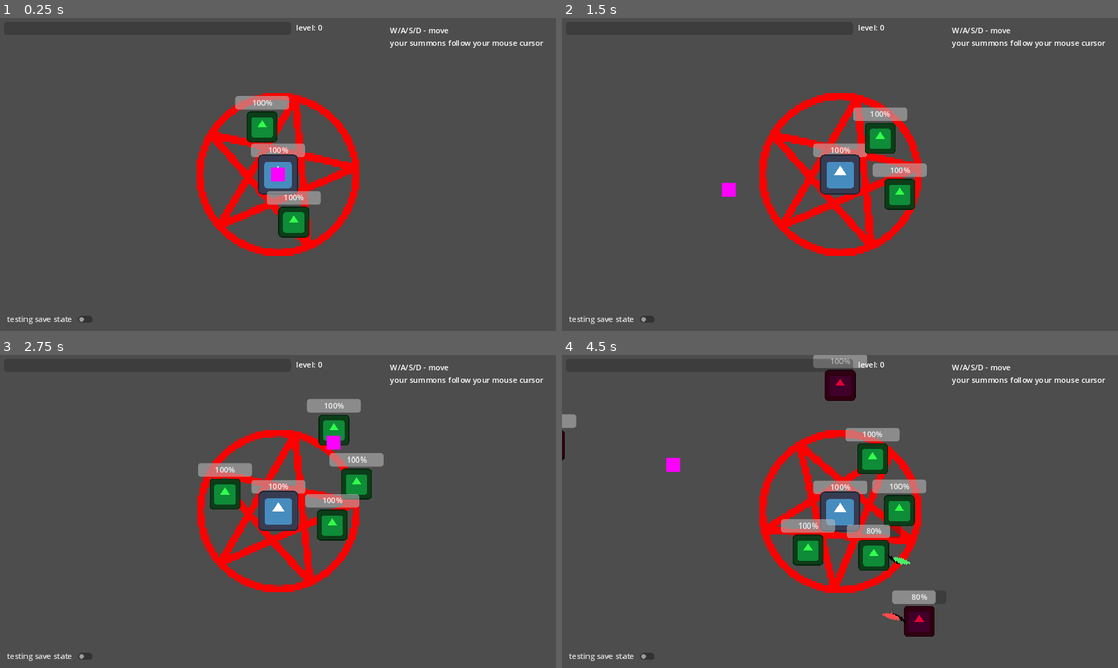
Above: before the commit, frames 1-4 (two rows, left to right).
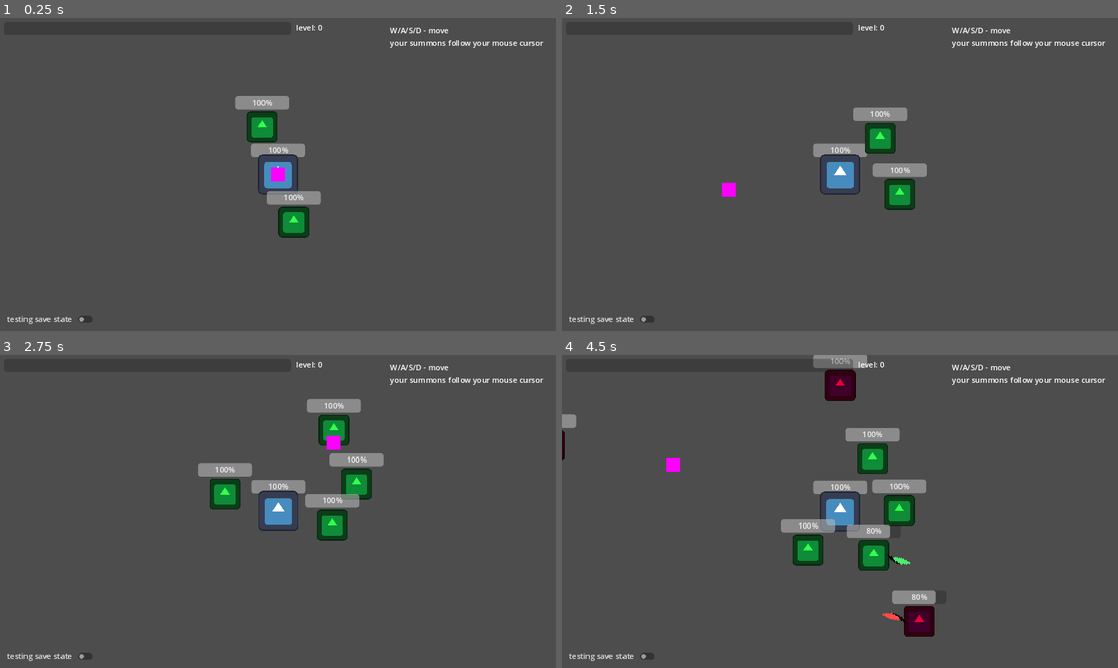
Above: after the commit, the same moments.

Repository: geekazodium/project-skeleton
Game: Godot game, scene res://scenes/game_scene.tscn
Two runs of this game, one before a commit and one after it. Both use one fixed random seed, a clock stepped at 60 frames per second and the inputs below. The engine's default icon, where the game draws it, is replaced by a stand-in: a white triangle on a blue panel in a dark square.
Inputs (mouse positions are in pixels of both pictures, inside the frame that each line leads up to):
- Up to frame 1 (0.25 s): no input
- Up to frame 2 (1.5 s): move the mouse to (962, 158) at 0.52 s; tap F at 0.6 s; click (962, 158) at 0.67 s; move the mouse to (728, 190) at 1.27 s; tap M at 1.35 s; click (728, 190) at 1.42 s
- Up to frame 3 (2.75 s): move the mouse to (333, 442) at 2.02 s; tap F at 2.1 s; click (333, 442) at 2.17 s
- Up to frame 4 (4.5 s): move the mouse to (812, 574) at 2.77 s; tap M at 2.85, 4.35 s; click (812, 574) at 2.92 s; move the mouse to (1006, 558) at 3.52 s; tap F at 3.6 s; click (1006, 558) at 3.67 s; move the mouse to (673, 464) at 4.27 s; click (673, 464) at 4.42 s

The runs differ from the first frame. In frame 1, 4.4% of the frame differs, in the area x 35-65%, y 24-76%; in frame 2, 4.7%; in frame 3, 4.3%; in frame 4, 4.3%.

Commit message:
Clean-up and Prep
Removed legacy code and added player upgrade scrips

Diff:
--- a/assets/upgrades/evasive_speed.tres
+++ /dev/null
@@ -1,8 +0,0 @@
-[gd_resource type="Resource" load_steps=2 format=3 uid="uid://cgs6m8j6yac22"]
-
-[ext_resource type="Script" path="res://scripts/progress/upgrades/combination_upgrades/evasive_speed.gd" id="1_6677o"]
-
-[resource]
-script = ExtResource("1_6677o")
-chance_per_level = 0.3
-upgrade_name = "Evasive Speed"
--- a/assets/upgrades/forceful_collision.tres
+++ /dev/null
@@ -1,9 +0,0 @@
-[gd_resource type="Resource" load_steps=2 format=3 uid="uid://7g4jwim31jqi"]
-
-[ext_resource type="Script" path="res://scripts/progress/upgrades/combination_upgrades/forceful_collision.gd" id="1_yh7fn"]
-
-[resource]
-script = ExtResource("1_yh7fn")
-bonus_per_speed = 0.01
-reduction_per_speed = 0.001
-upgrade_name = "Forceful Collision"
--- a/assets/upgrades/thousand_cuts.tres
+++ /dev/null
@@ -1,9 +0,0 @@
-[gd_resource type="Resource" load_steps=2 format=3 uid="uid://dr4nknxp07mml"]
-
-[ext_resource type="Script" path="res://scripts/progress/upgrades/combination_upgrades/thousand_cuts.gd" id="1_groxy"]
-
-[resource]
-script = ExtResource("1_groxy")
-chance_per_level = 0.4
-rush_force = 700.0
-upgrade_name = "Thousand Cuts"
--- a/assets/upgrades/vampirism.tres
+++ /dev/null
@@ -1,8 +0,0 @@
-[gd_resource type="Resource" load_steps=2 format=3 uid="uid://c0u1sg4tvwpcm"]
-
-[ext_resource type="Script" path="res://scripts/progress/upgrades/combination_upgrades/vampirism.gd" id="1_2qu2m"]
-
-[resource]
-script = ExtResource("1_2qu2m")
-recovery_per_level = 0.05
-upgrade_name = "Vampirism"
--- a/scenes/game_scene.tscn
+++ b/scenes/game_scene.tscn
@@ -1,11 +1,10 @@
-[gd_scene load_steps=22 format=3 uid="uid://vq5kr86416s4"]
+[gd_scene load_steps=19 format=3 uid="uid://vq5kr86416s4"]
 
 [ext_resource type="PackedScene" uid="uid://krh4wqhn34oi" path="res://scenes/entities/minion.tscn" id="1_4bfgp"]
 [ext_resource type="PackedScene" uid="uid://nydo5vwxibai" path="res://scenes/entities/player.tscn" id="1_tcglg"]
 [ext_resource type="Script" path="res://scripts/entities/spawners/entity_spawner.gd" id="2_qdphv"]
 [ext_resource type="PackedScene" uid="uid://dubqfll6wt3er" path="res://scenes/entities/enemy.tscn" id="3_3rgyx"]
 [ext_resource type="Script" path="res://scripts/entities/spawners/spawner_rotation.gd" id="4_ko6km"]
-[ext_resource type="Texture2D" uid="uid://dbhlxyr0jai8p" path="res://assets/sprites/pentagram.svg" id="5_5fu4y"]
 [ext_resource type="Script" path="res://scripts/camera/follow_camera_2d.gd" id="5_wc26p"]
 [ext_resource type="Script" path="res://scripts/entities/spawners/spawner_difficulty_increase.gd" id="7_g871n"]
 [ext_resource type="Script" path="res://scripts/entities/spawners/minions.gd" id="8_b1bpx"]
@@ -18,12 +17,6 @@
 [ext_resource type="Resource" uid="uid://da8kllt0ep1bq" path="res://assets/upgrades/minion_attack_speed.tres" id="16_vajcb"]
 [ext_resource type="Script" path="res://scripts/ui/aim_cursor.gd" id="19_4atye"]
 
-[sub_resource type="CanvasItemMaterial" id="CanvasItemMaterial_k0imj"]
-blend_mode = 4
-
-[sub_resource type="ViewportTexture" id="ViewportTexture_3khim"]
-viewport_path = NodePath("Player/PentagramSprite/SubViewport")
-
 [sub_resource type="NavigationPolygon" id="NavigationPolygon_fcdfl"]
 vertices = PackedVector2Array(83024.7, 46622, -61150.1, 46028, -62336.8, -28296, 80990.3, -28720)
 polygons = Array[PackedInt32Array]([PackedInt32Array(0, 1, 2, 3)])
@@ -35,25 +28,6 @@
 [node name="GameScene" type="Node2D"]
 
 [node name="Player" parent="." instance=ExtResource("1_tcglg")]
-
-[node name="PentagramSprite" type="Sprite2D" parent="Player"]
-z_index = -1
-material = SubResource("CanvasItemMaterial_k0imj")
-scale = Vector2(4, 4)
-texture = SubResource("ViewportTexture_3khim")
-
-[node name="SubViewport" type="SubViewport" parent="Player/PentagramSprite"]
-transparent_bg = true
-size = Vector2i(96, 96)
-
-[node name="Sprite2D" type="Sprite2D" parent="Player/PentagramSprite/SubViewport"]
-modulate = Color(1, 0, 0, 1)
-z_index = -1
-position = Vector2(48, 48)
-scale = Vector2(0.18, 0.18)
-texture = ExtResource("5_5fu4y")
-script = ExtResource("4_ko6km")
-rotate_speed = 1.0
 
 [node name="SpawnerRotation2" type="Node2D" parent="Player"]
 script = ExtResource("4_ko6km")
--- /dev/null
+++ b/scripts/progress/upgrades/base_upgrades/player_health.gd
@@ -0,0 +1,3 @@
+extends UpgradeStrategy
+
+@export var increase_per_level: float = 1;
--- /dev/null
+++ b/scripts/progress/upgrades/base_upgrades/player_speed.gd
@@ -0,0 +1,3 @@
+extends UpgradeStrategy
+
+@export var increase_per_level: float = 1;
--- a/scripts/progress/upgrades/combination_upgrades/evasive_speed.gd
+++ /dev/null
@@ -1,14 +0,0 @@
-extends UpgradeStrategy
-
-@export var chance_per_level: float = .05;
-
-func _ready():
-	EventBus.enemy_dealt_damage.connect(self.on_enemy_dealt_damage);
-
-func on_enemy_dealt_damage(event: EntityDealDamageEvent):
-	var bonus_chance = 1 - pow(1 - self.chance_per_level, self.level);
-	if randf() < bonus_chance:
-		event.set_canceled(true);
-
-func prerequisites_met(pool: Dictionary) -> bool:
-	return pool.get("Minion Speed").level >= 1 && pool.get("Minion Attack Speed").level >= 1;
--- a/scripts/progress/upgrades/combination_upgrades/forceful_collision.gd
+++ /dev/null
@@ -1,19 +0,0 @@
-extends UpgradeStrategy
-
-@export var bonus_per_speed: float = .0005;
-@export var reduction_per_speed: float = .002;
-func _ready():
-	EventBus.minion_dealt_damage.connect(self.on_minion_dealt_damage);
-	EventBus.enemy_dealt_damage.connect(self.on_enemy_dealt_damage);
-
-func on_minion_dealt_damage(event: EntityDealDamageEvent):
-	var source_body: EntityBody = event.get_damage_source().get_parent();
-	event.add_damage(source_body.velocity.length() * self.bonus_per_speed * self.level);
-
-func on_enemy_dealt_damage(event: EntityDealDamageEvent):
-	var entity_body: EntityBody = event.get_entity();
-	var reduction = 1 - pow(1 - self.reduction_per_speed, self.level * entity_body.velocity.length());
-	event.add_multiplier(-reduction);
-
-func prerequisites_met(pool: Dictionary) -> bool:
-	return pool.get("Minion Speed").level >= 1 && pool.get("Minion Damage").level >= 1;
--- a/scripts/progress/upgrades/combination_upgrades/thousand_cuts.gd
+++ /dev/null
@@ -1,18 +0,0 @@
-extends UpgradeStrategy
-
-@export var chance_per_level: float = .4;
-@export var rush_force: float = 700;
-
-func _ready():
-	EventBus.minion_dealt_damage.connect(self.on_minion_damage);
-
-func on_minion_damage(event: EntityDealDamageEvent):
-	var damage_source: AttackArea = event.get_damage_source();
-	var bonus_chance = 1 - pow(1 - self.chance_per_level, self.level);
-	if randf() < bonus_chance:
-		damage_source.damage_cooldown_timer = 0;
-		var entity_body: EntityBody = damage_source.get_parent();
-		entity_body.apply_knockback((entity_body.global_position - event.get_entity().global_position).normalized() * -rush_force);
-
-func prerequisites_met(pool: Dictionary) -> bool:
-	return pool.get("Minion Health").level >= 1 && pool.get("Minion Attack Speed").level >= 1;
--- a/scripts/progress/upgrades/combination_upgrades/vampirism.gd
+++ /dev/null
@@ -1,16 +0,0 @@
-extends UpgradeStrategy
-
-@export var recovery_per_level: float = .5;
-
-func _ready():
-	EventBus.minion_dealt_damage.connect(self.on_minion_dealt_damage);
-
-func on_minion_dealt_damage(event: EntityDealDamageEvent):
-	var source_body: EntityBody = event.get_damage_source().get_parent();
-	var recovery = 1 - pow(1 - self.recovery_per_level, self.level);
-	event.add_multiplier(recovery);
-	var health_tracker: HealthTracker = source_body.get_node(HealthTracker.default_path);
-	health_tracker.change_health(recovery * event.get_damage());
-
-func prerequisites_met(pool: Dictionary) -> bool:
-	return pool.get("Minion Health").level >= 1 && pool.get("Minion Damage").level >= 1;
